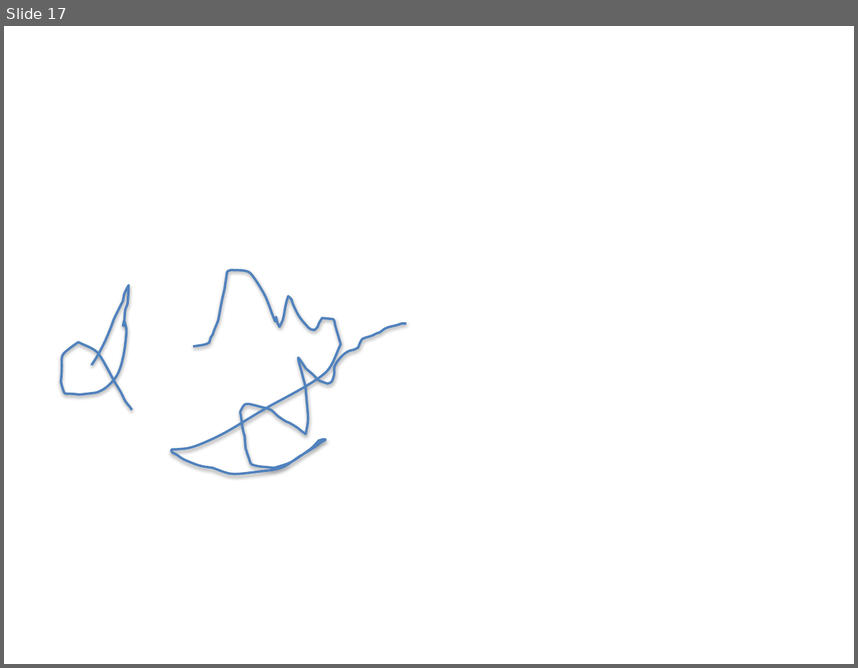
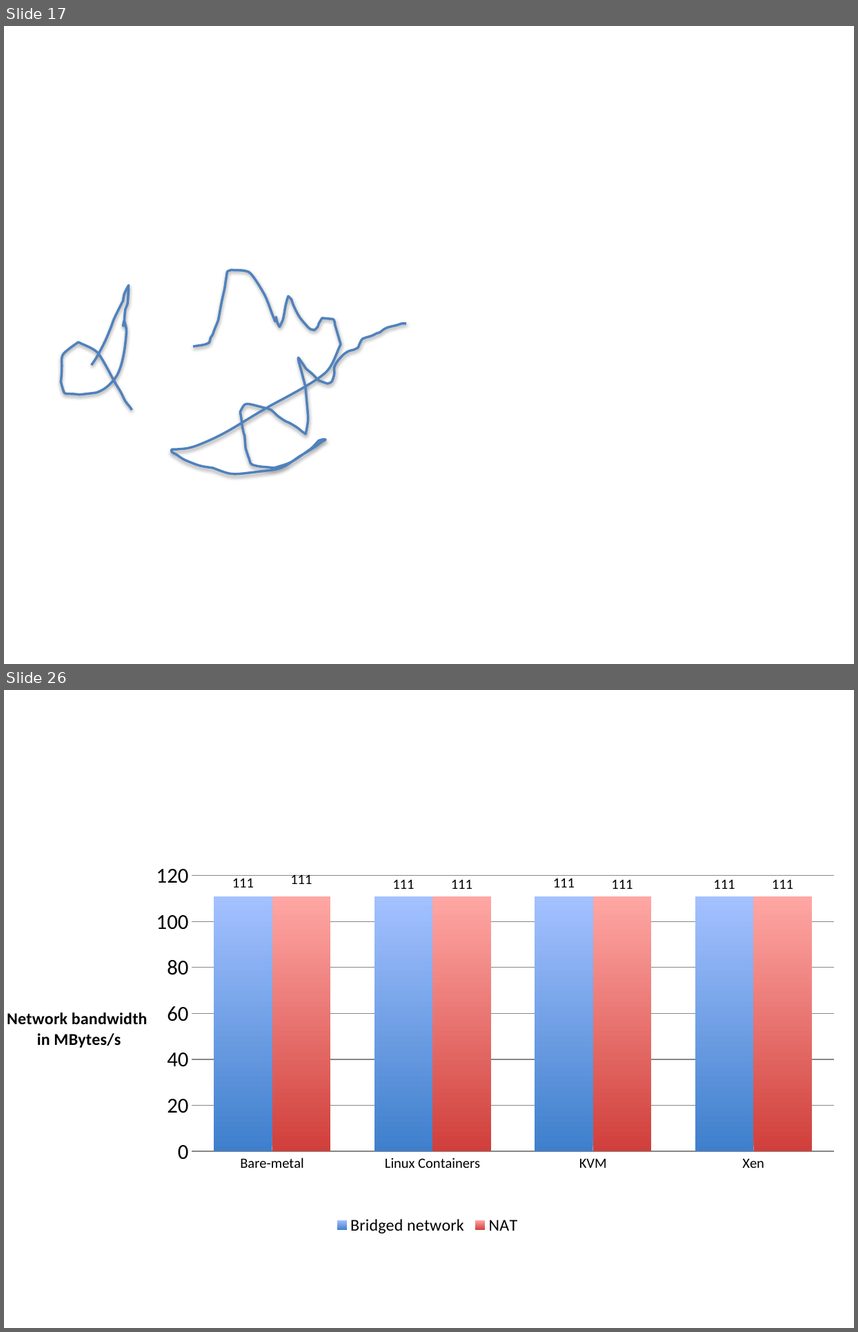
Before and after one commit to aravindhsampath/virtualizing-Intelligent-River, a slide deck: thesis_pictures.pptx. Shown one above the other, each under a label of ours: slide 17 before the commit, slides 17 and 26 after it; the slides between them are not shown. The pictures are 858x668 and 858x1332 pixels, drawn with LibreOffice and Linux fonts; fonts in the diff are those of the drawing. Boxes give left, top, right and bottom in pixels: in the first picture for what was removed or moved away, otherwise in the second. Text is boxed around its words. In the diff, an @@ line names an element or a change of style, - is before the commit and + after.

```diff
--- a/thesis_pictures.pptx
+++ b/thesis_pictures.pptx
@@ slide 26 added at (4,690,854,1328), background #FFFFFF @@
@@ column chart added at (4,773,851,1239) @@
+categories: Bare-metal, Linux Containers, KVM, Xen
+Bridged network: 111, 111, 111, 111
+NAT: 111, 111, 111, 111
```
Also in this commit, not shown: 7 slides changed, 40 other slides added, 27 other files.
